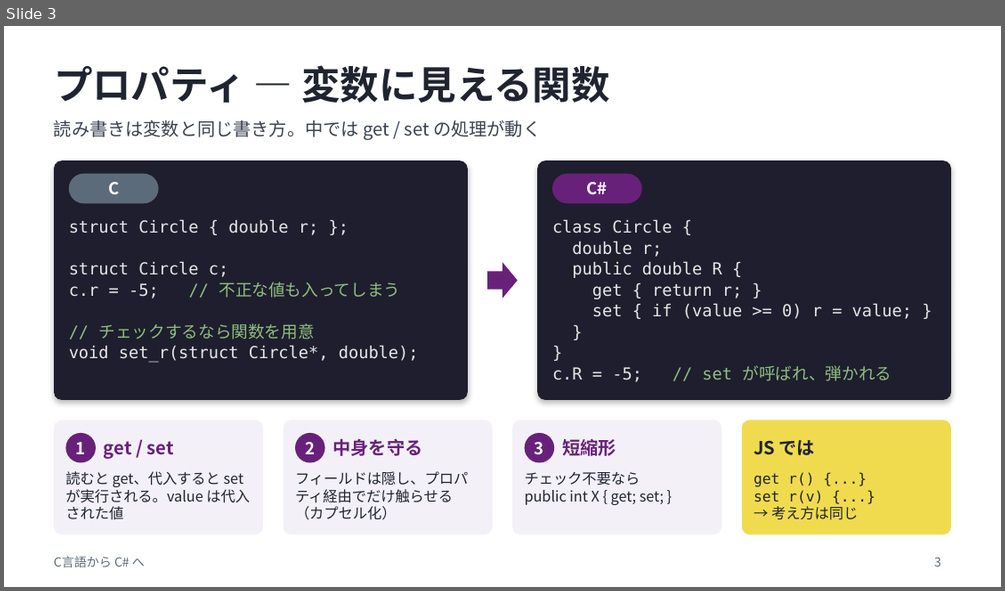
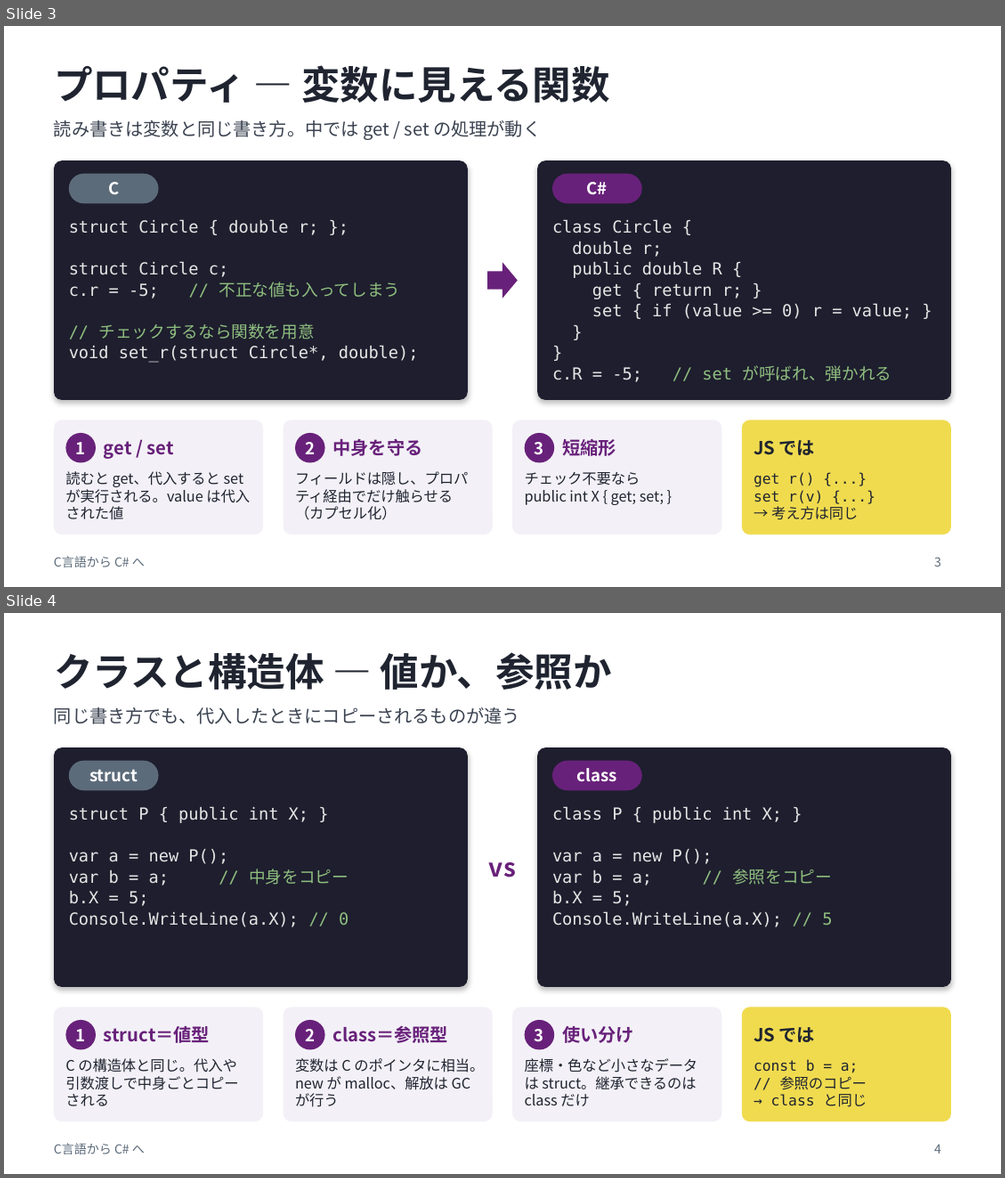
Before and after one commit to dhag/PPT, a slide deck: C_to_CSharp_basics.pptx. Shown one above the other, each under a label of ours: slide 3 before the commit, slides 3 and 4 after it. The pictures are 1005x591 and 1005x1178 pixels, drawn with LibreOffice and Linux fonts; fonts in the diff are those of the drawing. Boxes give left, top, right and bottom in pixels: in the first picture for what was removed or moved away, otherwise in the second. Text is boxed around its words. In the diff, an @@ line names an element or a change of style, - is before the commit and + after.

```diff
--- a/C_to_CSharp_basics.pptx
+++ b/C_to_CSharp_basics.pptx
@@ slide 4 added at box(4, 613, 1001, 1174), background #FFFFFF; not listed: 1 template element that a slide beside it also shows @@
@@ title added at box(54, 652, 612, 690), 28 pt, text #1F2430, bold @@
+クラスと構造体 ― 値か、参照か
@@ text added at box(54, 707, 520, 724), 13 pt, text #3A4250 @@
+同じ書き方でも、代入したときにコピーされるものが違う
@@ rounded rectangle added at box(54, 747, 468, 987), fill #1E1E2E @@
@@ rounded rectangle added at box(69, 761, 159, 790), fill #5C6B7A @@
@@ text added at box(89, 769, 138, 781), 12 pt, text #FFFFFF, bold @@
+struct
@@ rounded rectangle added at box(537, 747, 951, 987), fill #1E1E2E @@
@@ rounded rectangle added at box(552, 761, 642, 790), fill #68217A @@
@@ text added at box(577, 768, 617, 782), 12 pt, text #FFFFFF, bold @@
+class
@@ text added at box(69, 806, 348, 927), 12 pt, text #E6E6E6 @@
+struct P { public int X; }
+var a = new P();
+var b = a; // 中身をコピー
+b.X = 5;
+Console.WriteLine(a.X); // 0
@@ text added at box(552, 806, 832, 927), 12 pt, text #E6E6E6 @@
+class P { public int X; }
+var a = new P();
+var b = a; // 参照をコピー
+b.X = 5;
+Console.WriteLine(a.X); // 5
@@ text added at box(489, 862, 516, 877), 18 pt, text #68217A, bold @@
+vs
@@ rounded rectangle added at box(54, 1006, 263, 1121), fill #F3F1F7 @@
@@ rounded rectangle added at box(283, 1006, 493, 1121), fill #F3F1F7 @@
@@ rounded rectangle added at box(512, 1006, 721, 1121), fill #F3F1F7 @@
@@ rounded rectangle added at box(742, 1006, 951, 1121), fill #F0DB4F @@
@@ ellipse added at box(65, 1020, 96, 1050), fill #68217A @@
@@ text added at box(76, 1029, 86, 1041), 12 pt, text #FFFFFF, bold @@
+1
@@ text added at box(104, 1026, 210, 1043), 13 pt, text #68217A, bold @@
+struct＝値型
@@ ellipse added at box(295, 1020, 325, 1050), fill #68217A @@
@@ text added at box(305, 1029, 315, 1041), 12 pt, text #FFFFFF, bold @@
+2
@@ text added at box(333, 1025, 449, 1043), 13 pt, text #68217A, bold @@
+class＝参照型
@@ ellipse added at box(525, 1020, 554, 1050), fill #68217A @@
@@ text added at box(534, 1029, 544, 1042), 12 pt, text #FFFFFF, bold @@
+3
@@ text added at box(562, 1026, 634, 1043), 13 pt, text #68217A, bold @@
+使い分け
@@ text added at box(753, 1027, 815, 1042), 13 pt, text #1F2430, bold @@
+JS では
@@ text added at box(65, 1058, 238, 1106), 10.5 pt, text #1F2430 @@
+C の構造体と同じ。代入や引数渡しで中身ごとコピーされる
@@ text added at box(295, 1058, 484, 1107), 10.5 pt, text #1F2430 @@
+変数は C のポインタに相当。new が malloc、解放は GC が行う
@@ text added at box(525, 1058, 698, 1106), 10.5 pt, text #1F2430 @@
+座標・色など小さなデータは struct。継承できるのは class だけ
@@ text added at box(753, 1059, 866, 1107), 10.5 pt, text #1F2430 @@
+const b = a;
+// 参照のコピー
+→ class と同じ
@@ page number added at box(934, 1143, 941, 1153), 9 pt, text #5C6B7A @@
+4
```
